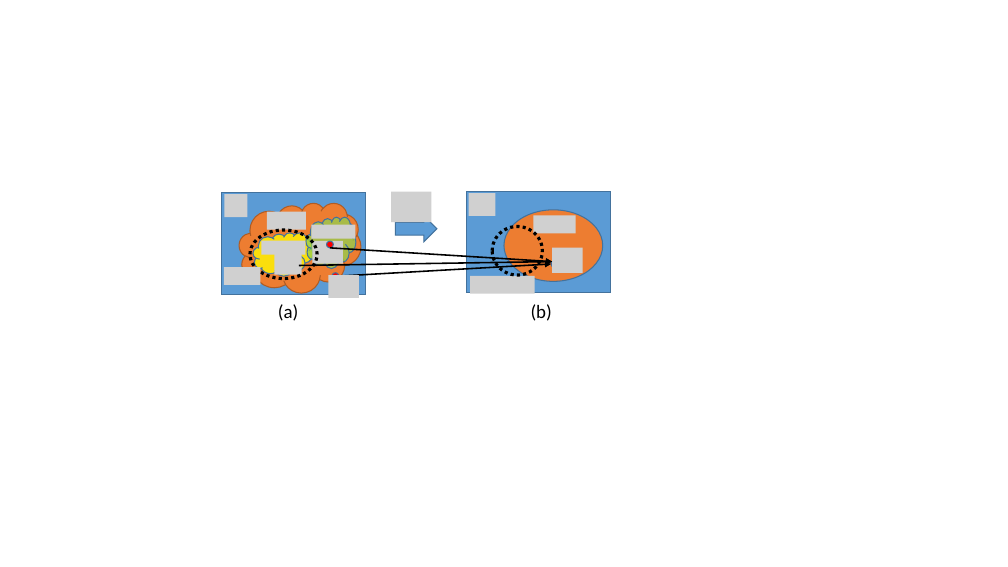
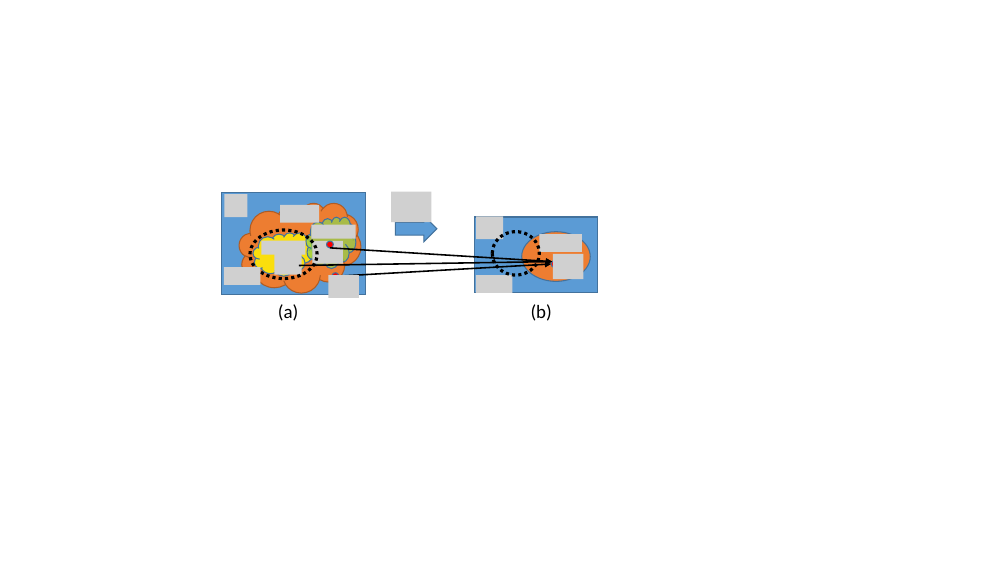
Before and after one commit to mlab-upenn/REGAR-FORMAT15, a slide deck: slide 1 of figs/SysVSEnv.pptx. Drawn at 1008x567 pixels with LibreOffice and Linux fonts; fonts in the diff are those of the drawing; grey boxes stand for pictures. Boxes give left, top, right and bottom in pixels: in the first picture for what was removed or moved away, otherwise in the second. Text is boxed around its words. In the diff, an @@ line names an element or a change of style, - is before the commit and + after.

```diff
--- a/figs/SysVSEnv.pptx
+++ b/figs/SysVSEnv.pptx
@@ picture: place and size @@
-picture at (267,212,306,230)
+picture at (281,205,320,223)
@@ picture removed at (469,193,496,216) @@
@@ rectangle: place and size @@
-rectangle at (467,191,611,293)
+rectangle at (474,217,597,293)
@@ picture added at (476,216,504,239) @@
@@ ellipse: place and size @@
-ellipse at (492,227,542,275)
+ellipse at (492,231,539,274)
@@ ellipse: place and size @@
-ellipse at (504,210,603,282)
+ellipse at (522,231,591,281)
@@ picture removed at (533,216,575,234) @@
@@ picture added at (539,234,582,253) @@
@@ picture: place and size @@
-picture at (552,247,582,273)
+picture at (553,254,583,280)
@@ picture: place and size @@
-picture at (470,276,535,294)
+picture at (476,275,512,293)
```
Also in this commit, not shown: 4 other files.
